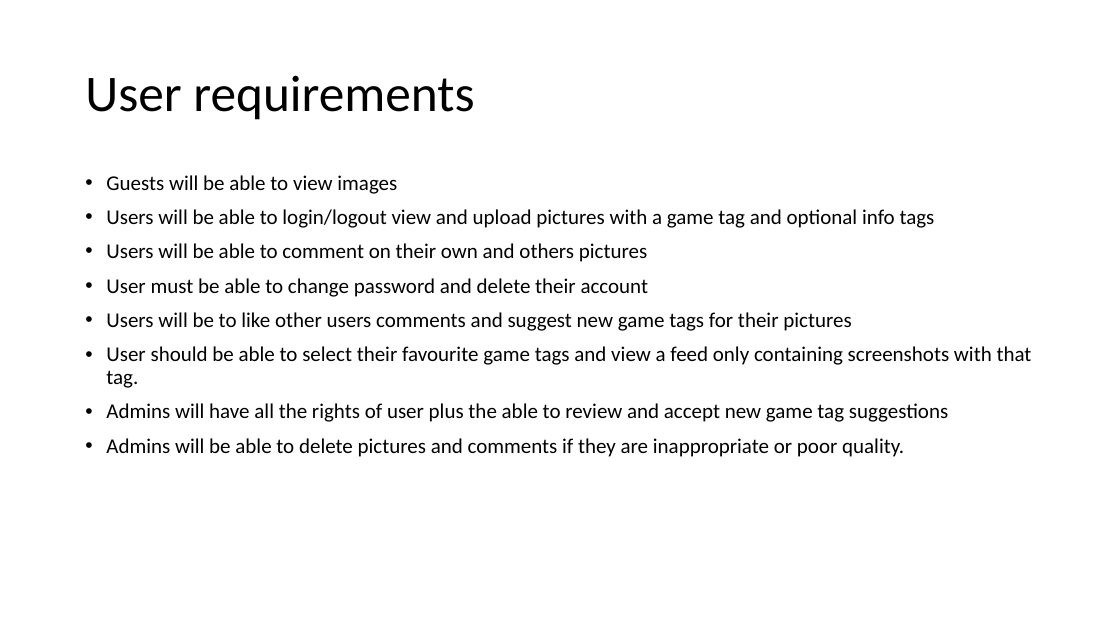
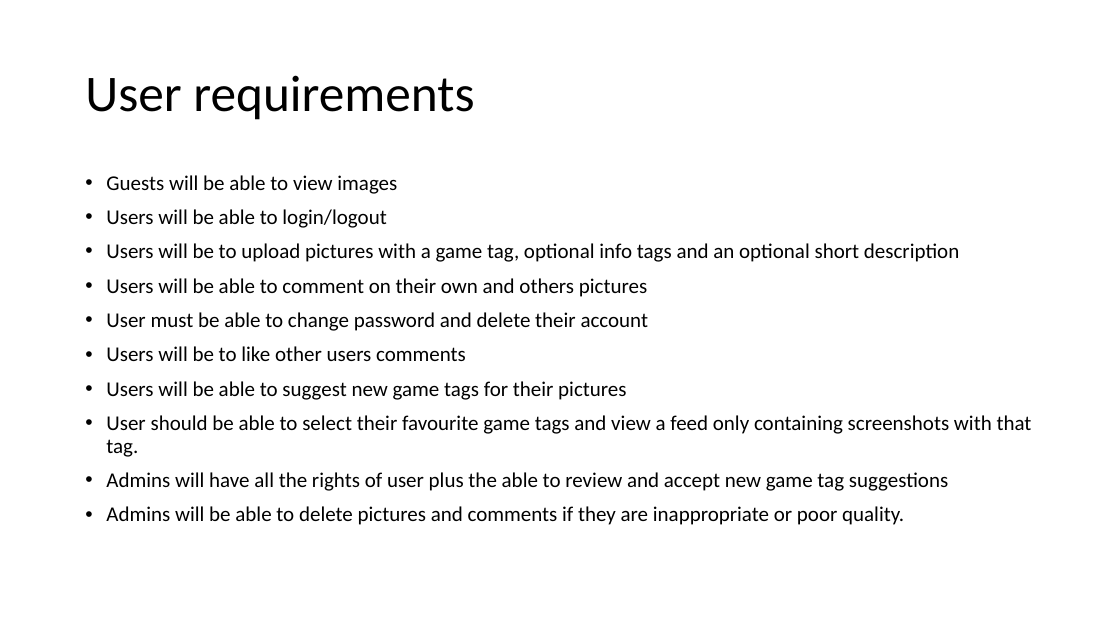
Before and after one commit to settlemysettle/SettleMySettle, a slide deck: slide 3 of DesignSpec.pptx. Drawn at 1120x630 pixels with LibreOffice and Linux fonts; fonts in the diff are those of the drawing. Boxes give left, top, right and bottom in pixels: in the first picture for what was removed or moved away, otherwise in the second. Text is boxed around its words. In the diff, an @@ line names an element or a change of style, - is before the commit and + after.

```diff
--- a/DesignSpec.pptx
+++ b/DesignSpec.pptx
@@ text at (106,209,959,262): text changed @@
-• Users will be able to login/logout view and upload pictures with a game tag and optional info tags
+• Users will be able to login/logout
+• Users will be to upload pictures with a game tag, optional info tags and an optional short description
@@ text at (106,346,626,400): text changed @@
-• Users will be to like other users comments and suggest new game tags for their pictures
+• Users will be to like other users comments
+• Users will be able to suggest new game tags for their pictures
```
Also in this commit, not shown: 3 other slides changed.
